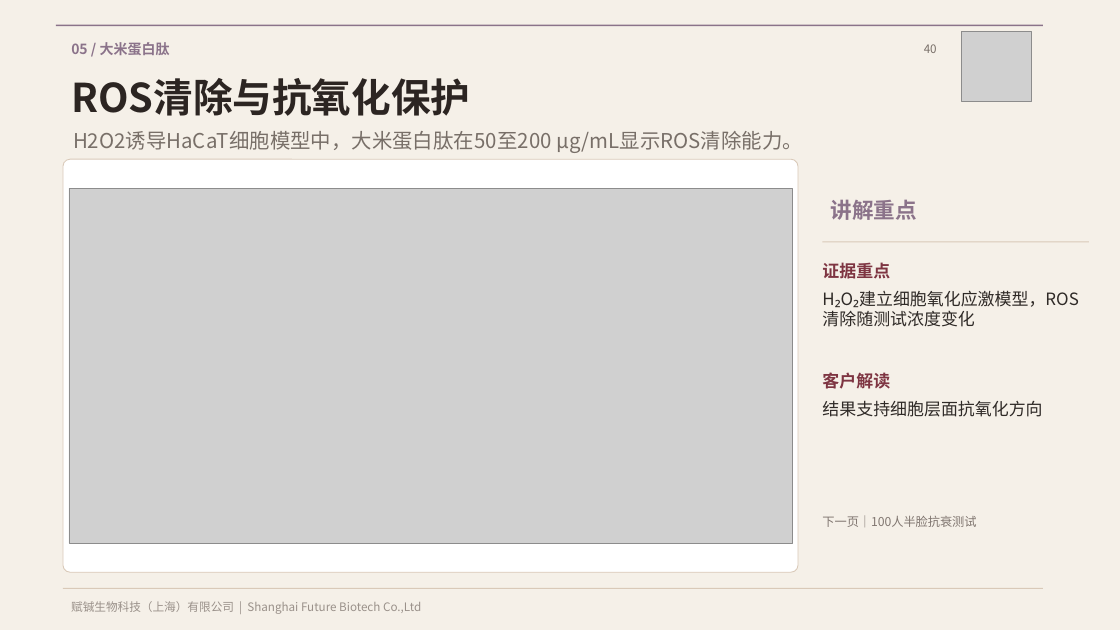
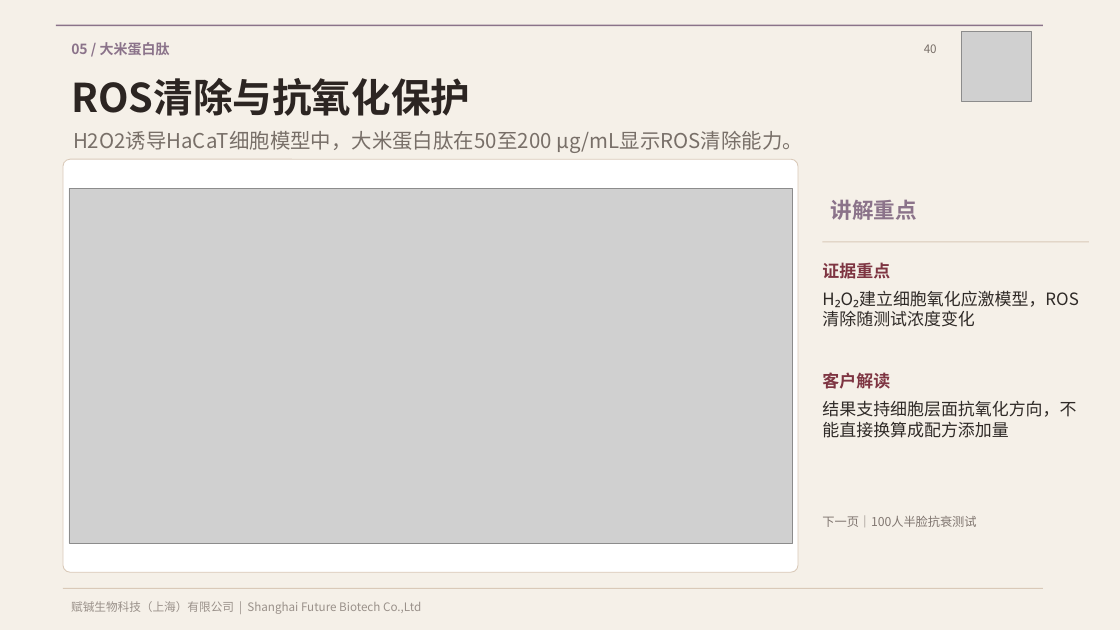
Before and after one commit to futurebio/futurebio.github.io, a slide deck: slide 40 of downloads/anti-aging-ingredient-portfolio-latest.pptx. Drawn at 1120x630 pixels with LibreOffice and Linux fonts; fonts in the diff are those of the drawing; grey boxes stand for pictures. Boxes give left, top, right and bottom in pixels: in the first picture for what was removed or moved away, otherwise in the second. Text is boxed around its words. In the diff, an @@ line names an element or a change of style, - is before the commit and + after.

```diff
--- a/downloads/anti-aging-ingredient-portfolio-latest.pptx
+++ b/downloads/anti-aging-ingredient-portfolio-latest.pptx
@@ text at bbox=[822, 400, 1076, 438]: text changed @@
-结果支持细胞层面抗氧化方向
+结果支持细胞层面抗氧化方向，不能直接换算成配方添加量
```
Also in this commit, not shown: 11 other slides changed, 4 slides added, 3 other files.
